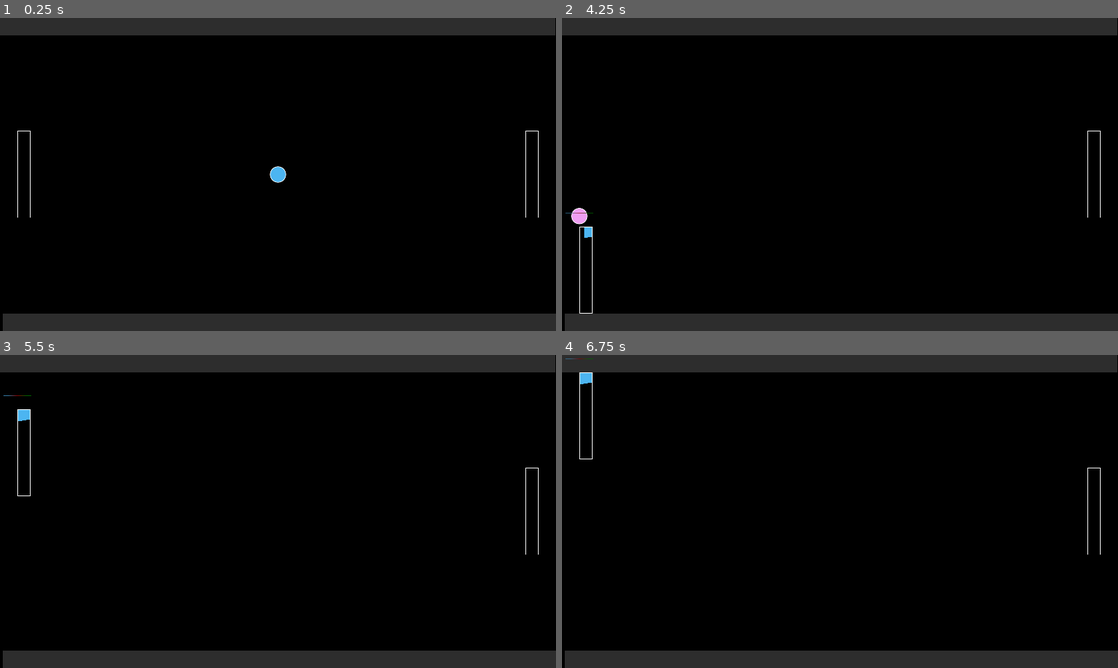
Above: before the commit, frames 1-4 (two rows, left to right).
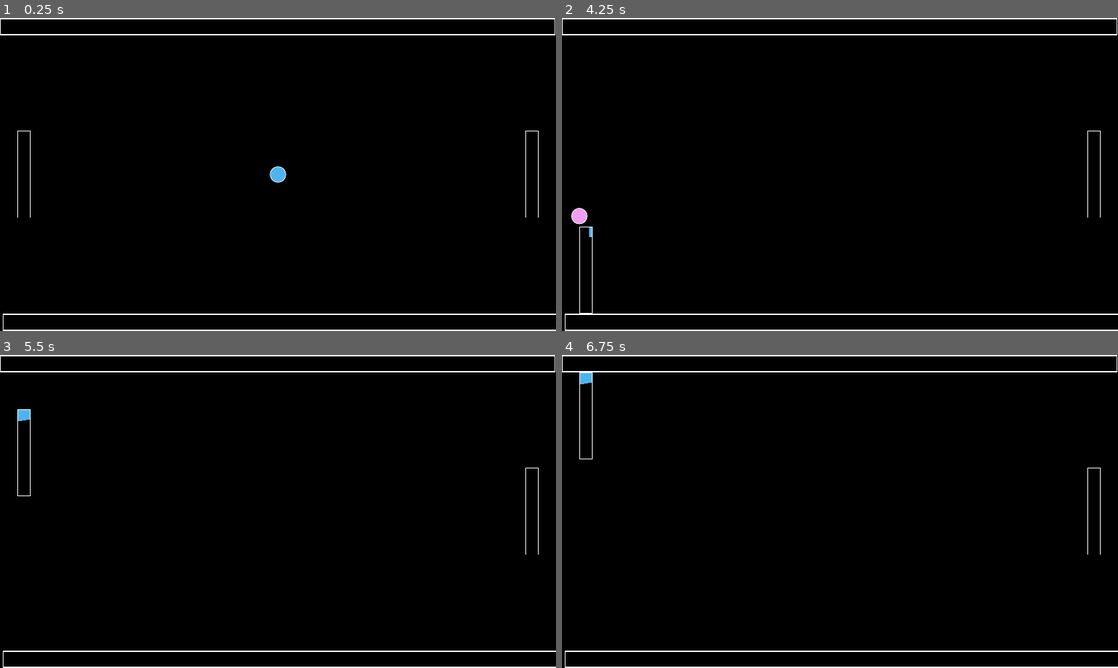
Above: after the commit, the same moments.

Repository: dan-singer/godot-pong
Game: Godot game, scene res://game.tscn
Two runs of this game, one before a commit and one after it. Both use one fixed random seed, a clock stepped at 60 frames per second and the inputs below.
Inputs:
- Up to frame 1 (0.25 s): no input
- Up to frame 2 (4.25 s): tap Enter at 0.5 s; hold W (p1_move_up) 0.53-2.03 s; tap Space at 2 s; hold S (p1_move_down) from 2.03 s (still down)
- Up to frame 3 (5.5 s): release S (p1_move_down) at 4.28 s; hold W (p1_move_up) from 4.28 s (still down)
- Up to frame 4 (6.75 s): keep holding W (p1_move_up); tap Enter at 6.5 s

The runs differ from the first frame. In frame 1, 11% of the frame differs, in the area x 0-100%, y 0-100%; in frame 2, 11%; in frame 3, 11%; in frame 4, 11%.

Commit message:
Add impact visualizers

Diff:
--- a/game.tscn
+++ b/game.tscn
@@ -22,12 +22,9 @@
 
 [node name="Wall" parent="." instance=ExtResource("3_yj7i1")]
 position = Vector2(-1, 0)
-scale = Vector2(32, 1)
-top = true
 
 [node name="Wall2" parent="." instance=ExtResource("3_yj7i1")]
 position = Vector2(6, 680)
-scale = Vector2(32, 1)
 
 [node name="PlayerPaddleController" parent="." instance=ExtResource("3_k2408")]
 
--- /dev/null
+++ b/impact_visualizer.gd
@@ -0,0 +1,43 @@
+class_name ImpactVisualizer extends ColorRect
+
+var impactdata_impacts: Array[Vector2]
+var impactdata_colors: Array[Color]
+var impactdata_directions: Array[Vector2]
+
+var current_impact_row := 0
+const MAX_IMPACTS := 64
+
+@onready var animation: AnimationPlayer = $AnimationPlayer;
+
+
+
+
+# Called when the node enters the scene tree for the first time.
+func _ready() -> void:
+	impactdata_colors.resize(MAX_IMPACTS)
+	impactdata_directions.resize(MAX_IMPACTS)
+	impactdata_impacts.resize(MAX_IMPACTS)
+	material.set_shader_parameter("use_test_data", false)
+
+
+func animate_impact(impact_pos: Vector2, impact_vel: Vector2, color: Color):
+	var to_impact = (impact_pos - global_position) / size
+	var direction := impact_vel.normalized();
+
+	impactdata_colors[current_impact_row] = color
+	impactdata_directions[current_impact_row] = direction
+	impactdata_impacts[current_impact_row] = to_impact
+	#direction = (direction / 2) + Vector2(0.5,0.5);
+	#impact_buffer_img.set_pixel(0, current_impact_row, color);
+	#impact_buffer_img.set_pixel(1, current_impact_row, Color(to_impact.x, to_impact.y, 0, 1))
+	#impact_buffer_img.set_pixel(2 ,current_impact_row, Color(direction.x, direction.y, 0, 1.0));
+	#impact_buffer_tex.update(impact_buffer_img);
+	#$Sprite2D.texture = impact_buffer_tex
+	material.set_shader_parameter("impactdata_colors", impactdata_colors)
+	material.set_shader_parameter("impactdata_impacts", impactdata_impacts)
+	material.set_shader_parameter("impactdata_directions", impactdata_directions)
+	material.set_shader_parameter("impact_row", current_impact_row)
+	#material.set_shader_parameter("progress", 1)
+	animation.play("impact")
+	current_impact_row += 1
+	current_impact_row %= MAX_IMPACTS
--- /dev/null
+++ b/impact_visualizer.gdshader
@@ -0,0 +1,87 @@
+shader_type canvas_item;
+
+const int MAX_IMPACTS = 64;
+uniform vec4 impactdata_colors[MAX_IMPACTS];
+uniform vec2 impactdata_impacts[MAX_IMPACTS];
+uniform vec2 impactdata_directions[MAX_IMPACTS];
+uniform int impact_row = 0;
+
+uniform float aspect = 0.15;
+uniform float border_thickness = 0.045;
+uniform vec4 border_color : source_color = vec4(1,1,1,1);
+uniform vec4 negative_color : source_color;
+uniform bool use_test_data = false;
+uniform sampler2D tex;
+uniform float progress;
+uniform float trace_width = 0.12;
+uniform vec2 test;
+
+vec4 get_impact_color(int row, float row_progress, vec2 uv) {
+	vec2 impact, direction;
+	vec4 base_color;
+	if (use_test_data)
+	{
+		vec2 test_impacts[3] = { vec2(0.5, 1.0), vec2(1.0, 0.0), vec2(1.0, 0.75)};
+		vec2 test_directions[3] = { test, vec2(-1.0, 0.1), vec2(-1.0, -1.0)};
+		vec4 test_colors[3] = {vec4(1.0), vec4(1,0,0,1), vec4(0,1,0,1)};
+		impact = test_impacts[row];
+		direction = normalize(test_directions[row]);
+		base_color = test_colors[row];
+	}
+	else
+	{
+		//base_color = texture(impact_buffer, vec2(0.0, float(row) / 64.0));
+		//impact = texture(impact_buffer, vec2(1.0/3.0, float(row) / 64.0)).xy;
+		//vec2 direction_normalized = texture(impact_buffer, vec2(2.0/3.0, float(row) / 64.0)).xy;
+
+		base_color = impactdata_colors[row];
+		direction = impactdata_directions[row];
+		impact = impactdata_impacts[row];
+	}
+
+	// Impacts go from [0,1] but our UV space won't cover the rectangle necessarily based on aspect
+	// We need to map [0,1] to [0,aspect] so it looks better
+	vec2 impact_uv;
+	if (aspect > 1.0) {
+		impact.y /= aspect;
+		impact_uv = vec2(uv.x, uv.y / aspect);
+	} else {
+		impact.x *= aspect;
+		impact_uv = vec2(uv.x * aspect, uv.y);
+	}
+
+	// y - y1 = m(x - x1)
+	// y - impact.y = m(x - impact.x)
+	// y = m(x - impact.x) + impact.y
+	float m = direction.y / direction.x;
+	float trace = m * (impact_uv.x - impact.x) + impact.y;
+	float plot = step(trace - trace_width, impact_uv.y) - step(trace + trace_width, impact_uv.y);
+	vec4 trace_color = mix(vec4(0,0,0,1), base_color, plot);
+
+	float x_uv = impact.x <= 0.1 ? 1.0 - uv.x : uv.x;
+	float y_uv = impact.y <= 0.01 ? 1.0-uv.y : uv.y;
+	float relevant_uv = aspect > 1.0 ? y_uv : x_uv;
+	return mix(vec4(0,0,0,1), trace_color, step(1.0-row_progress, relevant_uv));
+}
+
+void fragment() {
+
+	float height_scale_factor = 1.0 / aspect;
+	vec2 scaled_uvs = UV * vec2(1, height_scale_factor);
+	float border = scaled_uvs.x < border_thickness || scaled_uvs.x > 1.0 - border_thickness ||
+	 scaled_uvs.y < border_thickness  || scaled_uvs.y > height_scale_factor - border_thickness ? 1.0 : 0.0;
+
+	vec4 impacts = vec4(0,0,0,1);
+	for (int i = 0; i < MAX_IMPACTS; ++i)
+	{
+		float impact_progress = i < impact_row ? 1.0 : (i == impact_row ? progress : 0.0);
+		vec4 color = get_impact_color(i, impact_progress, UV);
+		impacts = mix(impacts, color, step(0.2, length(color.xyz)));
+	}
+	COLOR = mix(impacts, border_color, border);
+}
+
+//void light() {
+	// Called for every pixel for every light affecting the CanvasItem.
+	// Uncomment to replace the default light processing function with this one.
+//}
--- /dev/null
+++ b/impact_visualizer.tscn
@@ -0,0 +1,68 @@
+[gd_scene load_steps=7 format=3 uid="uid://c0h0tblvbwnrs"]
+
+[ext_resource type="Shader" path="res://impact_visualizer.gdshader" id="1_xfe0i"]
+[ext_resource type="Script" path="res://impact_visualizer.gd" id="1_xtqwp"]
+
+[sub_resource type="ShaderMaterial" id="ShaderMaterial_okr54"]
+resource_local_to_scene = true
+shader = ExtResource("1_xfe0i")
+shader_parameter/impactdata_colors = null
+shader_parameter/impactdata_impacts = null
+shader_parameter/impactdata_directions = null
+shader_parameter/impact_row = 0
+shader_parameter/aspect = 0.15
+shader_parameter/border_thickness = 0.045
+shader_parameter/border_color = Color(1, 1, 1, 1)
+shader_parameter/negative_color = null
+shader_parameter/use_test_data = false
+shader_parameter/progress = 0.0
+shader_parameter/trace_width = 0.12
+shader_parameter/test = null
+
+[sub_resource type="Animation" id="Animation_6bsh3"]
+length = 0.001
+tracks/0/type = "value"
+tracks/0/imported = false
+tracks/0/enabled = true
+tracks/0/path = NodePath(".:material:shader_parameter/progress")
+tracks/0/interp = 1
+tracks/0/loop_wrap = true
+tracks/0/keys = {
+"times": PackedFloat32Array(0),
+"transitions": PackedFloat32Array(1),
+"update": 0,
+"values": [0.0]
+}
+
+[sub_resource type="Animation" id="Animation_hmqjv"]
+resource_name = "impact"
+length = 0.2
+tracks/0/type = "value"
+tracks/0/imported = false
+tracks/0/enabled = true
+tracks/0/path = NodePath(".:material:shader_parameter/progress")
+tracks/0/interp = 1
+tracks/0/loop_wrap = true
+tracks/0/keys = {
+"times": PackedFloat32Array(0, 0.2),
+"transitions": PackedFloat32Array(1, 1),
+"update": 0,
+"values": [0.0, 1.0]
+}
+
+[sub_resource type="AnimationLibrary" id="AnimationLibrary_qhmnh"]
+_data = {
+"RESET": SubResource("Animation_6bsh3"),
+"impact": SubResource("Animation_hmqjv")
+}
+
+[node name="ImpactVisualizer" type="ColorRect"]
+material = SubResource("ShaderMaterial_okr54")
+offset_right = 40.0
+offset_bottom = 40.0
+script = ExtResource("1_xtqwp")
+
+[node name="AnimationPlayer" type="AnimationPlayer" parent="."]
+libraries = {
+"": SubResource("AnimationLibrary_qhmnh")
+}
--- a/paddle.gd
+++ b/paddle.gd
@@ -2,19 +2,11 @@
 class_name Paddle extends CharacterBody2D
 
 @onready var collision: CollisionShape2D = $CollisionShape2D
-@onready var color_rect = $ColorRect
-@onready var animation: AnimationPlayer = $AnimationPlayer;
+@onready var impact_visualizer: ImpactVisualizer = $ImpactVisualizer
 var normalized_velocity: float
 var speed = 300
 
-var current_impact_row := 0
-var impact_buffer_img: Image;
-var impact_buffer_tex: ImageTexture;
-const MAX_IMPACTS := 64
 @export var impact_colors: Array[Color]
-
-#@export var colors : [Color]
-
 @export var paddle_size := Vector2(30, 300):
 	set(size):
 		paddle_size = size
@@ -22,7 +14,6 @@
 			$CollisionShape2D.shape.size = paddle_size
 			$CollisionShape2D.position.x = paddle_size.x / 2
 			$CollisionShape2D.position.y = paddle_size.y / 2
-			$ColorRect.size = paddle_size
 
 func get_size() -> Vector2:
 	return collision.get_shape().get_rect().size
@@ -30,17 +21,18 @@
 
 func _ready():
 	add_to_group("hittable")
-	impact_buffer_img = Image.create(3, MAX_IMPACTS, true, Image.FORMAT_RGBA8)
+
+	#impact_buffer_img = Image.create(3, MAX_IMPACTS, true, Image.FORMAT_RGBA8)
 	#impact_buffer_img.fill(Color.GREEN)
-	impact_buffer_tex = ImageTexture.create_from_image(impact_buffer_img);
-	$Sprite2D.texture = impact_buffer_tex;
-	color_rect.material.set_shader_parameter("impact_buffer", impact_buffer_tex);
+	#impact_buffer_tex = ImageTexture.create_from_image(impact_buffer_img);
+	#$Sprite2D.texture = impact_buffer_tex;
+	#color_rect.material.set_shader_parameter("impact_buffer", impact_buffer_tex);
 
 func move(in_normalized_velocity : float):
 	normalized_velocity = in_normalized_velocity
 
 func handle_ball_collision(position: Vector2, normal: Vector2, velocity: Vector2, ball_color: Color) -> Vector2:
-	animate_impact(position, velocity, ball_color)
+	impact_visualizer.animate_impact(position, velocity, ball_color)
 	return get_ball_normal(position, normal)
 
 
@@ -56,25 +48,6 @@
 	$DebugLine.rotation = normal_mod_angle
 	return rotated_normal
 
-func animate_impact(impact_pos: Vector2, impact_vel: Vector2, color: Color):
-	var to_impact = impact_pos - position
-	to_impact /= collision.shape.size
-
-	var direction := impact_vel.normalized();
-	direction = (direction / 2) + Vector2(0.5,0.5);
-	impact_buffer_img.set_pixel(0, current_impact_row, color);
-	impact_buffer_img.set_pixel(1, current_impact_row, Color(to_impact.x, to_impact.y, 0, 1))
-	impact_buffer_img.set_pixel(2 ,current_impact_row, Color(direction.x, direction.y, 0, 1.0));
-	impact_buffer_tex.update(impact_buffer_img);
-	$Sprite2D.texture = impact_buffer_tex
-	color_rect.material.set_shader_parameter("impact_buffer", impact_buffer_tex)
-	color_rect.material.set_shader_parameter("impact", to_impact)
-	color_rect.material.set_shader_parameter("direction", impact_vel.normalized())
-	color_rect.material.set_shader_parameter("impact_row", current_impact_row)
-	animation.play("impact")
-
-	current_impact_row += 1
-	current_impact_row %= MAX_IMPACTS
 
 func _physics_process(delta):
 	velocity = Vector2(0, normalized_velocity * speed)
--- a/paddle.gdshader
+++ /dev/null
@@ -1,85 +0,0 @@
-shader_type canvas_item;
-
-struct ImpactData {
-	vec4 color;
-	vec2 impact;
-	vec2 direction;
-};
-
-uniform sampler2D impact_buffer : filter_nearest;
-uniform int impact_row = 0;
-uniform float aspect = 0.3333;
-uniform float border_thickness = 0.1;
-uniform vec4 border_color : source_color;
-uniform vec4 negative_color : source_color;
-uniform bool use_test_data = false;
-uniform sampler2D tex;
-const int MAX_IMPACTS = 64;
-uniform float progress;
-uniform float trace_width = 0.12;
-void vertex() {
-	// Called for every vertex the material is visible on.
-}
-
-//float plot(float )
-
-vec4 get_impact_color(int row, float row_progress, vec2 impact_uv) {
-
-
-	vec2 impact, direction;
-	vec4 base_color;
-	if (use_test_data)
-	{
-		vec2 test_impacts[3] = { vec2(1.0, 0.0), vec2(1.0, 0.5), vec2(1.0, 0.75)};
-		vec2 test_directions[3] = { vec2(-1.0, 1.0), vec2(-1.0, 0.0), vec2(-1.0, -1.0)};
-		vec4 test_colors[3] = {vec4(1.0), vec4(1,0,0,1), vec4(0,1,0,1)};
-		impact = test_impacts[row];
-		direction = test_directions[row];
-		base_color = test_colors[row];
-	}
-	else
-	{
-		base_color = texture(impact_buffer, vec2(0.0, float(row) / 64.0));
-		impact = texture(impact_buffer, vec2(1.0/3.0, float(row) / 64.0)).xy;
-		vec2 direction_normalized = texture(impact_buffer, vec2(2.0/3.0, float(row) / 64.0)).xy;
-		direction = mix(vec2(-1,-1), vec2(1.0,1.0), direction_normalized);
-	}
-
-	// Impacts go from [0,1] but our UV space won't cover the rectangle necessarily based on aspct
-	// We need to map [0,1] to [0,aspect] so it looks better
-	impact.x *= aspect;
-
-	// y - y1 = m(x - x1)
-	// y - impact.y = m(x - impact.x)
-	// y = m(x - impact.x) + impact.y
-	float m = direction.y / direction.x;
-	float trace = m * (impact_uv.x - impact.x) + impact.y;
-	float trace_sdf = abs(impact_uv.y - trace);
-
-	vec4 trace_color =  mix(vec4(0,0,0,1), base_color, 1.0-step(trace_width, trace_sdf));
-	vec2 unscaled_uvs = impact_uv / aspect;
-	float x_progress = impact.x <= 0.1 ? 1.0 - unscaled_uvs.x : unscaled_uvs.x;
-	return mix(vec4(0,0,0,1), trace_color, step(1.0-row_progress, x_progress));
-}
-
-void fragment() {
-	float height_scale_factor = 1.0 / aspect;
-	vec2 scaled_uvs = UV * vec2(1, height_scale_factor);
-	float border = scaled_uvs.x < border_thickness || scaled_uvs.x > 1.0 - border_thickness ||
-	 scaled_uvs.y < border_thickness  || scaled_uvs.y > height_scale_factor - border_thickness ? 1.0 : 0.0;
-
-	vec2 stretched_uvs = vec2((UV.x * aspect), UV.y);
-	vec4 impacts = vec4(0,0,0,1);
-	for (int i = 0; i < MAX_IMPACTS; ++i)
-	{
-		float impact_progress = i < impact_row ? 1.0 : (i == impact_row ? progress : 0.0);
-		vec4 color = get_impact_color(i, impact_progress, stretched_uvs);
-		impacts = mix(impacts, color, step(0.2, length(color.xyz)));
-	}
-	COLOR = mix(impacts, border_color, border);
-}
-
-//void light() {
-	// Called for every pixel for every light affecting the CanvasItem.
-	// Uncomment to replace the default light processing function with this one.
-//}
--- a/paddle.tscn
+++ b/paddle.tscn
@@ -1,72 +1,39 @@
-[gd_scene load_steps=10 format=3 uid="uid://o0olaisviufp"]
+[gd_scene load_steps=8 format=3 uid="uid://o0olaisviufp"]
 
 [ext_resource type="Script" path="res://paddle.gd" id="1_7unjv"]
-[ext_resource type="Shader" path="res://paddle.gdshader" id="1_owc6g"]
+[ext_resource type="PackedScene" uid="uid://c0h0tblvbwnrs" path="res://impact_visualizer.tscn" id="2_kwjrh"]
+[ext_resource type="Shader" path="res://impact_visualizer.gdshader" id="3_7nehd"]
 
 [sub_resource type="RectangleShape2D" id="RectangleShape2D_f8ldw"]
 size = Vector2(30, 200)
 
-[sub_resource type="Image" id="Image_qtapx"]
+[sub_resource type="ShaderMaterial" id="ShaderMaterial_gn7ln"]
+resource_local_to_scene = true
+shader = ExtResource("3_7nehd")
+shader_parameter/impactdata_colors = null
+shader_parameter/impactdata_impacts = null
+shader_parameter/impactdata_directions = null
+shader_parameter/impact_row = 0
+shader_parameter/aspect = 0.15
+shader_parameter/border_thickness = 0.045
+shader_parameter/border_color = Color(1, 1, 1, 1)
+shader_parameter/negative_color = null
+shader_parameter/use_test_data = true
+shader_parameter/progress = 0.0
+shader_parameter/trace_width = 0.12
+shader_parameter/test = null
+
+[sub_resource type="Image" id="Image_rg1wb"]
 data = {
-"data": PackedByteArray(0, 0, 0, 0, 0, 0, 0, 0, 0, 0, 0, 0,  …(2612 unchanged characters)…  0, 0, 0, 0, 0, 0, 0, 0, 0, 0, 0, 0, 0, 255, 255, 255, 255, 255, 255, 255, 255, 255, 255, 255, 255, 255, 255, 255, 255, 255, 255, 255, 255, 255, 255, 255, 255, 255, 255, 255, 255, 255, 255, 255, 255, 255, 255, 255, 255, 255, 255, 255, 255, 255, 255, 255, 255, 255, 255, 255, 255, 255, 255, 255, 255, 255, 255, 255, 255, 255, 255, 255, 255, 255, 255, 255, 255, 255, 255, 255, 255, 255, 255, 255, 255, 255, 255, 255, 255, 255, 255, 255, 255, 255, 255, 255, 255, 255, 255, 255, 255, 255, 255, 255, 255, 255, 255, 255, 255, 255, 255, 255, 255, 255, 255, 255, 255, 255, 255, 255, 255, 255, 255, 255, 255, 255, 255, 255, 255, 255, 255, 255, 255, 0, 0, 0, 0),
+"data": PackedByteArray(0, 0, 0, 0, 0, 0, 0, 0, 0, 0, 0, 0,  …(2612 unchanged characters)…  0, 0, 0, 0, 0, 0, 0, 0, 0, 0, 0, 0, 0, 77, 77, 77, 255, 77, 77, 77, 255, 77, 77, 77, 255, 77, 77, 77, 255, 77, 77, 77, 255, 77, 77, 77, 255, 77, 77, 77, 255, 77, 77, 77, 255, 77, 77, 77, 255, 77, 77, 77, 255, 77, 77, 77, 255, 77, 77, 77, 255, 77, 77, 77, 255, 77, 77, 77, 255, 77, 77, 77, 255, 77, 77, 77, 255, 77, 77, 77, 255, 77, 77, 77, 255, 77, 77, 77, 255, 77, 77, 77, 255, 77, 77, 77, 255, 77, 77, 77, 255, 77, 77, 77, 255, 77, 77, 77, 255, 77, 77, 77, 255, 77, 77, 77, 255, 77, 77, 77, 255, 77, 77, 77, 255, 77, 77, 77, 255, 77, 77, 77, 255, 77, 77, 77, 255),
 "format": "RGBA8",
 "height": 64,
 "mipmaps": true,
 "width": 3
 }
 
-[sub_resource type="ImageTexture" id="ImageTexture_ocpcr"]
-image = SubResource("Image_qtapx")
-
-[sub_resource type="ShaderMaterial" id="ShaderMaterial_k5626"]
-resource_local_to_scene = true
-shader = ExtResource("1_owc6g")
-shader_parameter/impact_row = 2
-shader_parameter/aspect = 0.15
-shader_parameter/border_thickness = 0.045
-shader_parameter/border_color = Color(1, 1, 1, 1)
-shader_parameter/negative_color = Color(0, 0, 0, 1)
-shader_parameter/use_test_data = false
-shader_parameter/progress = 2.08165e-12
-shader_parameter/trace_width = 0.12
-shader_parameter/impact_buffer = SubResource("ImageTexture_ocpcr")
-
-[sub_resource type="Animation" id="Animation_n8cam"]
-length = 0.001
-tracks/0/type = "value"
-tracks/0/imported = false
-tracks/0/enabled = true
-tracks/0/path = NodePath("ColorRect:material:shader_parameter/offset")
-tracks/0/interp = 1
-tracks/0/loop_wrap = true
-tracks/0/keys = {
-"times": PackedFloat32Array(0),
-"transitions": PackedFloat32Array(1),
-"update": 0,
-"values": [2.08165e-12]
-}
-
-[sub_resource type="Animation" id="Animation_jqk4t"]
-resource_name = "impact"
-length = 0.1
-tracks/0/type = "value"
-tracks/0/imported = false
-tracks/0/enabled = true
-tracks/0/path = NodePath("ColorRect:material:shader_parameter/progress")
-tracks/0/interp = 1
-tracks/0/loop_wrap = true
-tracks/0/keys = {
-"times": PackedFloat32Array(0, 0.1),
-"transitions": PackedFloat32Array(1, 2.21914),
-"update": 0,
-"values": [2.08165e-12, 1.3]
-}
-
-[sub_resource type="AnimationLibrary" id="AnimationLibrary_t2srx"]
-_data = {
-"RESET": SubResource("Animation_n8cam"),
-"impact": SubResource("Animation_jqk4t")
-}
+[sub_resource type="ImageTexture" id="ImageTexture_68t6n"]
+image = SubResource("Image_rg1wb")
 
 [node name="Paddle" type="CharacterBody2D"]
 script = ExtResource("1_7unjv")
@@ -74,12 +41,11 @@
 paddle_size = Vector2(30, 200)
 
 [node name="CollisionShape2D" type="CollisionShape2D" parent="."]
-visible = false
 position = Vector2(15, 100)
 shape = SubResource("RectangleShape2D_f8ldw")
 
-[node name="ColorRect" type="ColorRect" parent="."]
-material = SubResource("ShaderMaterial_k5626")
+[node name="ImpactVisualizer" parent="." instance=ExtResource("2_kwjrh")]
+material = SubResource("ShaderMaterial_gn7ln")
 offset_right = 30.0
 offset_bottom = 200.0
 
@@ -88,11 +54,7 @@
 offset_right = 40.0
 offset_bottom = 5.0
 
-[node name="AnimationPlayer" type="AnimationPlayer" parent="."]
-libraries = {
-"": SubResource("AnimationLibrary_t2srx")
-}
-
 [node name="Sprite2D" type="Sprite2D" parent="."]
+visible = false
 scale = Vector2(21, 1)
-texture = SubResource("ImageTexture_ocpcr")
+texture = SubResource("ImageTexture_68t6n")
--- a/project.godot
+++ b/project.godot
@@ -20,6 +20,7 @@
 window/size/viewport_width=1280
 window/size/viewport_height=720
 window/size/mode=2
+window/size/initial_position_type=3
 window/stretch/mode="canvas_items"
 
 [input]
--- a/wall.gd
+++ b/wall.gd
@@ -1,40 +1,17 @@
 @tool
 extends StaticBody2D
 
-@export var top: bool:
-	set(in_top):
-		top = in_top
-		resize()
 @onready var collision = $CollisionShape2D
-@onready var color_rect = $ColorRect
-@onready var animation_player = $AnimationPlayer
+@onready var impact_visualizer: ImpactVisualizer = $ImpactVisualizer
 
 var target_color: Color;
-func resize():
-	if !Engine.is_editor_hint():
-		return
-	var scene_width = ProjectSettings.get_setting("display/window/size/viewport_width")
-	var scene_height = ProjectSettings.get_setting("display/window/size/viewport_height")
-	var wall_base_width = collision.get_shape().get_rect().size.x
-	var multiplier = scene_width / wall_base_width
-	scale = Vector2(multiplier, 1.0)
-
-	if (!top):
-		position.y = scene_height - wall_base_width
-	else:
-		position.y = 0
 
 func animate_to_color(color: Color):
 	target_color = color;
-	animation_player.play("transition");
 
-func apply_target_color():
-	var previous_inner_color = color_rect.material.get_shader_parameter("inner_color");
-	color_rect.material.set_shader_parameter("outer_color", previous_inner_color);
-	color_rect.material.set_shader_parameter("inner_color", target_color);
 
 func handle_ball_collision(position: Vector2, normal: Vector2, velocity: Vector2, ball_color: Color) -> Vector2:
-	animate_to_color(ball_color)
+	impact_visualizer.animate_impact(position, velocity, ball_color)
 	return normal;
 
 # Called when the node enters the scene tree for the first time.
@@ -42,7 +19,6 @@
 	if Engine.is_editor_hint():
 		return
 	add_to_group("hittable")
-	color_rect.material.set_shader_parameter("radius", 1.0)
 
 # Called every frame. 'delta' is the elapsed time since the previous frame.
 func _process(delta):
--- a/wall.gdshader
+++ b/wall.gdshader
@@ -3,13 +3,15 @@
 uniform float radius = 0.2f;
 uniform vec4 inner_color: source_color = vec4(1.0);
 uniform vec4 outer_color: source_color = vec4(0,0,0,1);
+uniform float aspect = 1.0;
 void vertex() {
 	// Called for every vertex the material is visible on.
 }
 
 void fragment() {
 	vec2 centered_uvs = UV - vec2(0.5f);
-	float sdf = length(centered_uvs) - radius;
+	vec2 scaled_uvs = vec2(centered_uvs.x * aspect, centered_uvs.y);
+	float sdf = length(scaled_uvs) - radius;
 	COLOR = mix(inner_color, outer_color, smoothstep(0.0, 0.1, sdf));
 }
 
--- a/wall.tscn
+++ b/wall.tscn
@@ -1,83 +1,35 @@
-[gd_scene load_steps=8 format=3 uid="uid://dpty8cjw8yrms"]
+[gd_scene load_steps=6 format=3 uid="uid://dpty8cjw8yrms"]
 
 [ext_resource type="Script" path="res://wall.gd" id="1_wpvd3"]
-[ext_resource type="Shader" path="res://wall.gdshader" id="2_8ijl0"]
+[ext_resource type="PackedScene" uid="uid://c0h0tblvbwnrs" path="res://impact_visualizer.tscn" id="2_mhdjk"]
+[ext_resource type="Shader" path="res://impact_visualizer.gdshader" id="3_3fksk"]
 
 [sub_resource type="RectangleShape2D" id="RectangleShape2D_ail5x"]
-size = Vector2(40, 40)
+size = Vector2(1280, 40)
 
-[sub_resource type="ShaderMaterial" id="ShaderMaterial_22oly"]
+[sub_resource type="ShaderMaterial" id="ShaderMaterial_hl62n"]
 resource_local_to_scene = true
-shader = ExtResource("2_8ijl0")
-shader_parameter/radius = 0.2
-shader_parameter/inner_color = Color(0.176419, 0.176419, 0.176419, 1)
-shader_parameter/outer_color = Color(0, 0, 0, 1)
-
-[sub_resource type="Animation" id="Animation_6ypvt"]
-length = 0.001
-tracks/0/type = "value"
-tracks/0/imported = false
-tracks/0/enabled = true
-tracks/0/path = NodePath("ColorRect:material:shader_parameter/radius")
-tracks/0/interp = 1
-tracks/0/loop_wrap = true
-tracks/0/keys = {
-"times": PackedFloat32Array(0),
-"transitions": PackedFloat32Array(1),
-"update": 0,
-"values": [0.2]
-}
-
-[sub_resource type="Animation" id="Animation_0m4ki"]
-resource_name = "transition"
-length = 0.6
-tracks/0/type = "value"
-tracks/0/imported = false
-tracks/0/enabled = true
-tracks/0/path = NodePath("ColorRect:material:shader_parameter/radius")
-tracks/0/interp = 1
-tracks/0/loop_wrap = true
-tracks/0/keys = {
-"times": PackedFloat32Array(0, 0.6),
-"transitions": PackedFloat32Array(1, 0.25),
-"update": 0,
-"values": [-0.1, 1.0]
-}
-tracks/1/type = "method"
-tracks/1/imported = false
-tracks/1/enabled = true
-tracks/1/path = NodePath(".")
-tracks/1/interp = 1
-tracks/1/loop_wrap = true
-tracks/1/keys = {
-"times": PackedFloat32Array(0),
-"transitions": PackedFloat32Array(1),
-"values": [{
-"args": [],
-"method": &"apply_target_color"
-}]
-}
-
-[sub_resource type="AnimationLibrary" id="AnimationLibrary_5thl2"]
-_data = {
-"RESET": SubResource("Animation_6ypvt"),
-"transition": SubResource("Animation_0m4ki")
-}
+shader = ExtResource("3_3fksk")
+shader_parameter/impactdata_colors = null
+shader_parameter/impactdata_impacts = null
+shader_parameter/impactdata_directions = null
+shader_parameter/impact_row = 1
+shader_parameter/aspect = 32.0
+shader_parameter/border_thickness = 0.002
+shader_parameter/border_color = Color(1, 1, 1, 1)
+shader_parameter/negative_color = null
+shader_parameter/use_test_data = true
+shader_parameter/progress = 0.0
+shader_parameter/trace_width = 0.015
+shader_parameter/test = Vector2(1, 0.1)
 
 [node name="Wall" type="StaticBody2D"]
 script = ExtResource("1_wpvd3")
 
 [node name="CollisionShape2D" type="CollisionShape2D" parent="."]
-position = Vector2(20, 20)
+position = Vector2(640, 20)
 shape = SubResource("RectangleShape2D_ail5x")
 
-[node name="ColorRect" type="ColorRect" parent="."]
-material = SubResource("ShaderMaterial_22oly")
-offset_right = 40.0
-offset_bottom = 40.0
-color = Color(0.233925, 0.233925, 0.233925, 1)
-
-[node name="AnimationPlayer" type="AnimationPlayer" parent="."]
-libraries = {
-"": SubResource("AnimationLibrary_5thl2")
-}
+[node name="ImpactVisualizer" parent="." instance=ExtResource("2_mhdjk")]
+material = SubResource("ShaderMaterial_hl62n")
+offset_right = 1280.0
